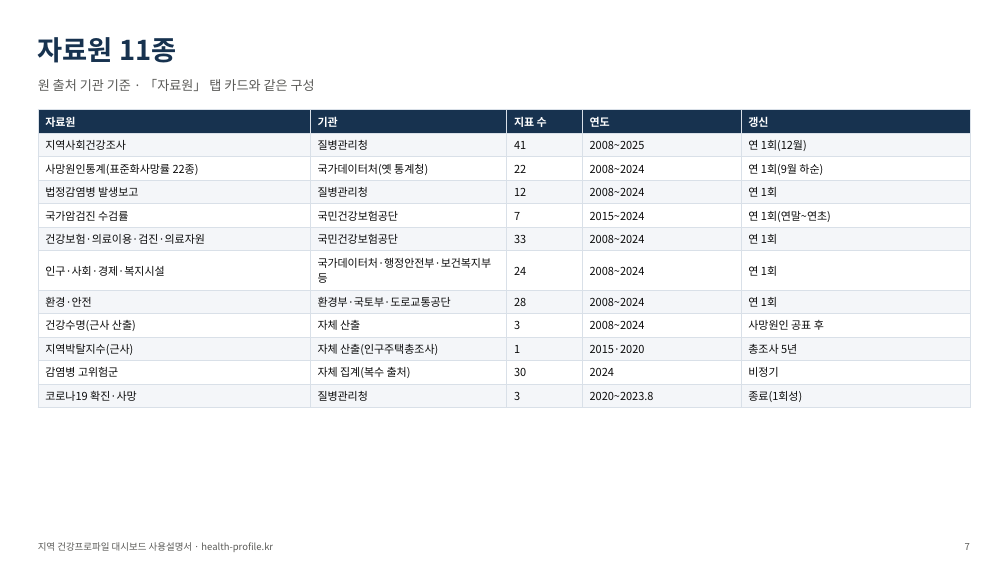
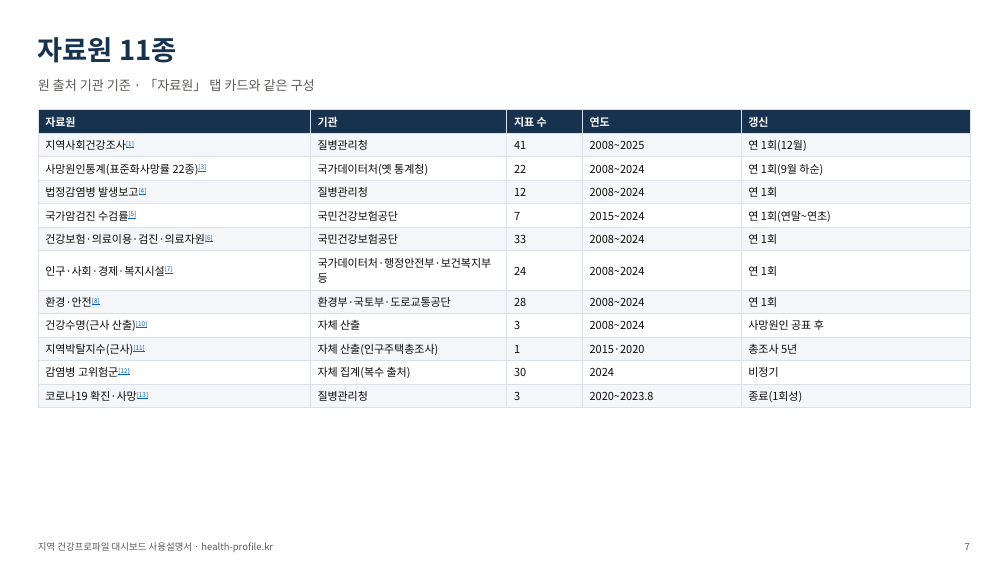
Before and after one commit to soonryu74/soonryu74.github.io, a slide deck: slide 7 of health-dashboard/docs/지역건강프로파일_대시보드_사용설명서_v1.pptx. Drawn at 1008x567 pixels with LibreOffice and Linux fonts; fonts in the diff are those of the drawing. Boxes give left, top, right and bottom in pixels: in the first picture for what was removed or moved away, otherwise in the second. Text is boxed around its words. In the diff, an @@ line names an element or a change of style, - is before the commit and + after.

```diff
--- a/health-dashboard/docs/지역건강프로파일_대시보드_사용설명서_v1.pptx
+++ b/health-dashboard/docs/지역건강프로파일_대시보드_사용설명서_v1.pptx
@@ table at [38,110,970,406] @@
-row 2, column 1: 지역사회건강조사
+row 2, column 1: 지역사회건강조사[1]
-row 3, column 1: 사망원인통계(표준화사망률 22종)
+row 3, column 1: 사망원인통계(표준화사망률 22종)[3]
-row 4, column 1: 법정감염병 발생보고
+row 4, column 1: 법정감염병 발생보고[4]
-row 5, column 1: 국가암검진 수검률
+row 5, column 1: 국가암검진 수검률[5]
-row 6, column 1: 건강보험·의료이용·검진·의료자원
+row 6, column 1: 건강보험·의료이용·검진·의료자원[6]
-row 7, column 1: 인구·사회·경제·복지시설
+row 7, column 1: 인구·사회·경제·복지시설[7]
-row 8, column 1: 환경·안전
+row 8, column 1: 환경·안전[8]
-row 9, column 1: 건강수명(근사 산출)
+row 9, column 1: 건강수명(근사 산출)[10]
-row 10, column 1: 지역박탈지수(근사)
+row 10, column 1: 지역박탈지수(근사)[11]
-row 11, column 1: 감염병 고위험군
+row 11, column 1: 감염병 고위험군[12]
-row 12, column 1: 코로나19 확진·사망
+row 12, column 1: 코로나19 확진·사망[13]
```
Also in this commit, not shown: 17 other slides changed, 2 slides added, 30 other files.
